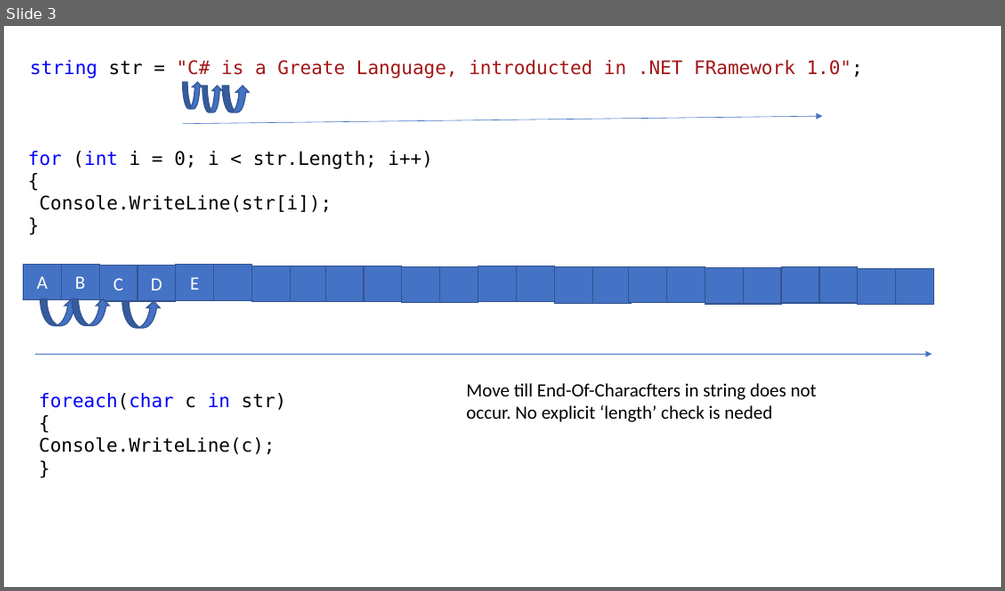
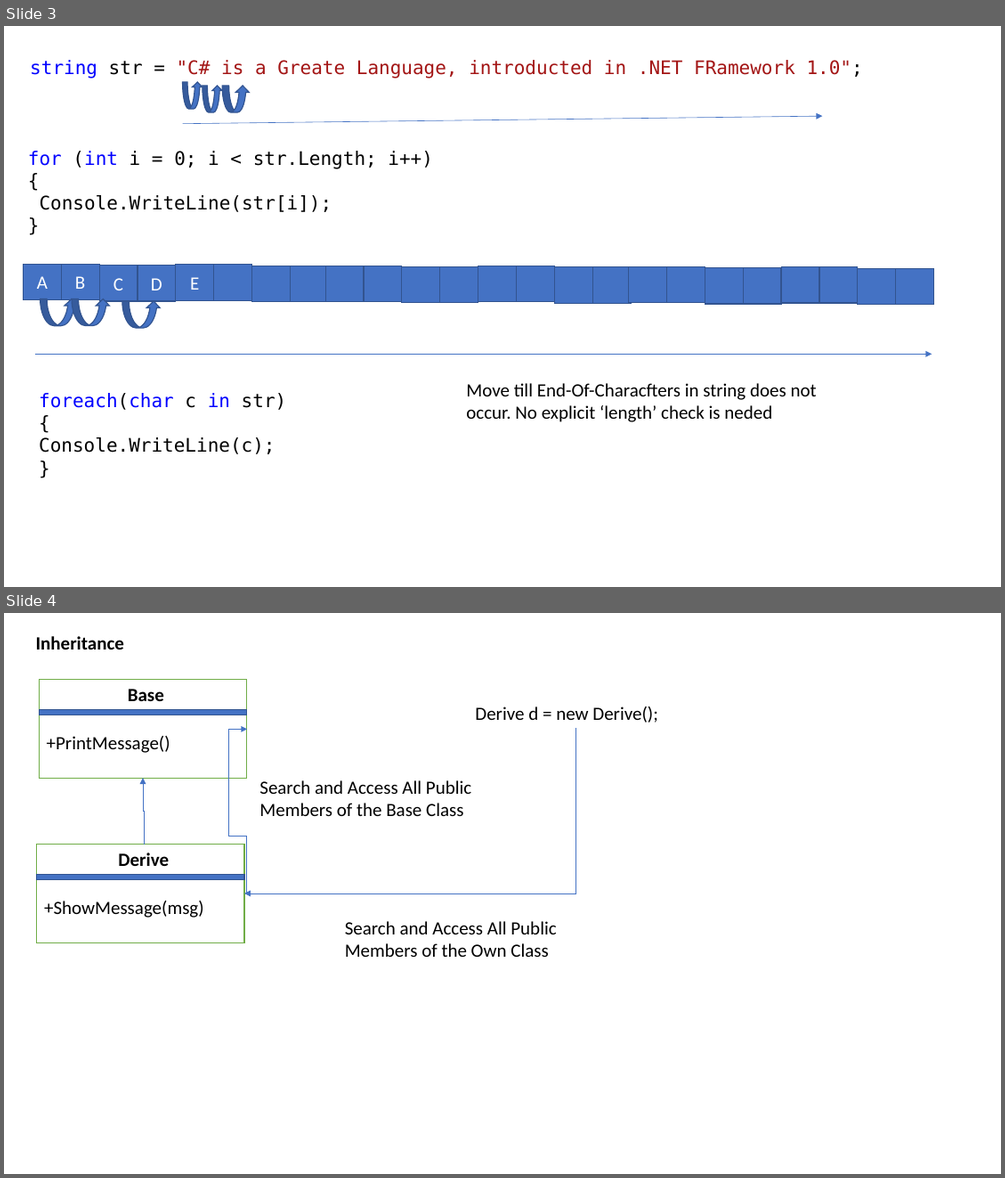
Before and after one commit to maheshsabnis/CS_Applications_MB, a slide deck: MB_Training_Images.pptx. Shown one above the other, each under a label of ours: slide 3 before the commit, slides 3 and 4 after it. The pictures are 1005x591 and 1005x1178 pixels, drawn with LibreOffice and Linux fonts; fonts in the diff are those of the drawing. Boxes give left, top, right and bottom in pixels: in the first picture for what was removed or moved away, otherwise in the second. Text is boxed around its words. In the diff, an @@ line names an element or a change of style, - is before the commit and + after.

```diff
--- a/MB_Training_Images.pptx
+++ b/MB_Training_Images.pptx
@@ slide 4 added at [4, 613, 1001, 1174], background #FFFFFF @@
@@ text added at [36, 636, 124, 649], 18 pt, text #000000, bold @@
+Inheritance
@@ rectangle added at [39, 680, 247, 779], fill #FFFFFF, outline #70AD47 1 pt @@
@@ text added at [128, 689, 164, 701], 18 pt, text #000000, bold @@
+Base
@@ rectangle added at [39, 709, 247, 715], fill #4472C4, outline #325491 1 pt @@
@@ text added at [475, 706, 658, 722], 18 pt, text #000000 @@
+Derive d = new Derive();
@@ text added at [47, 736, 170, 753], 18 pt, text #000000 @@
++PrintMessage()
@@ elbow arrow added from (246, 892) to (247, 729), #4472C4 0.5 pt @@
@@ elbow arrow added from (575, 728) to (244, 893), #4472C4 0.5 pt @@
@@ elbow arrow added from (144, 844) to (143, 778), #4472C4 0.5 pt @@
@@ text added at [259, 780, 471, 816], 18 pt, text #000000 @@
+Search and Access All Public Members of the Base Class
@@ rectangle added at [37, 844, 245, 943], fill #FFFFFF, outline #70AD47 1 pt @@
@@ text added at [118, 852, 169, 866], 18 pt, text #000000, bold @@
+Derive
@@ rectangle added at [37, 875, 245, 881], fill #4472C4, outline #325491 1 pt @@
@@ text added at [44, 900, 204, 917], 18 pt, text #000000 @@
++ShowMessage(msg)
@@ text added at [345, 921, 556, 957], 18 pt, text #000000 @@
+Search and Access All Public Members of the Own Class
```
Also in this commit, not shown: 3 other slides added, 8 other files.
